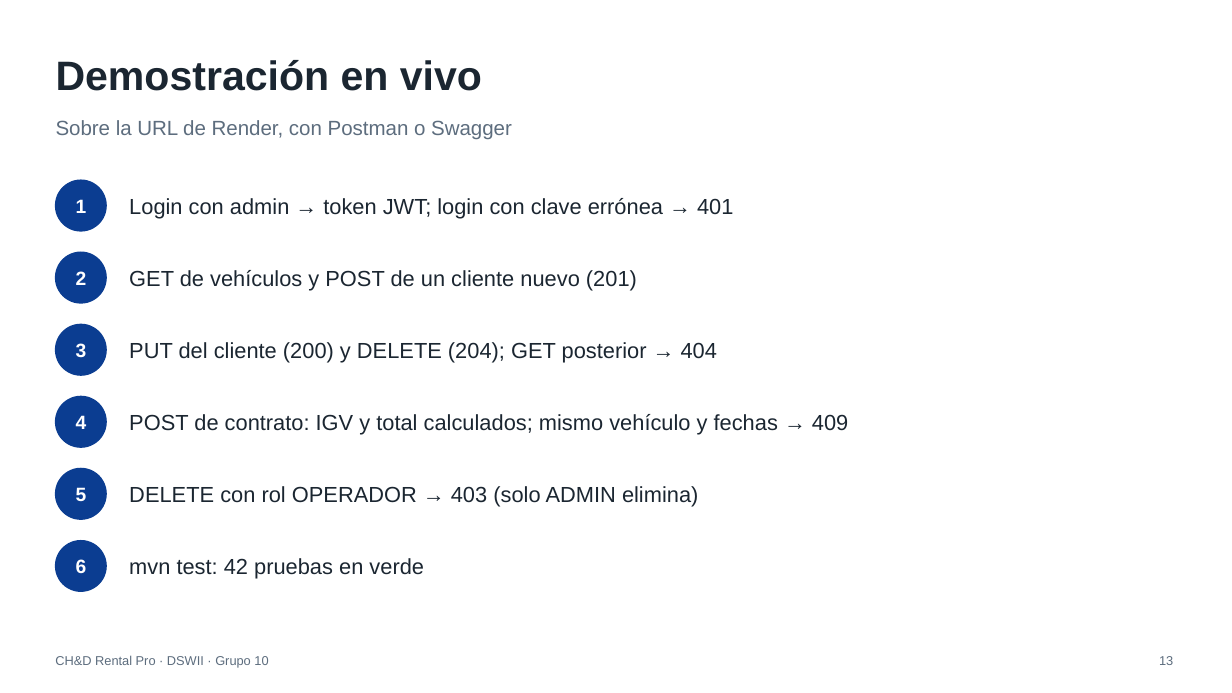
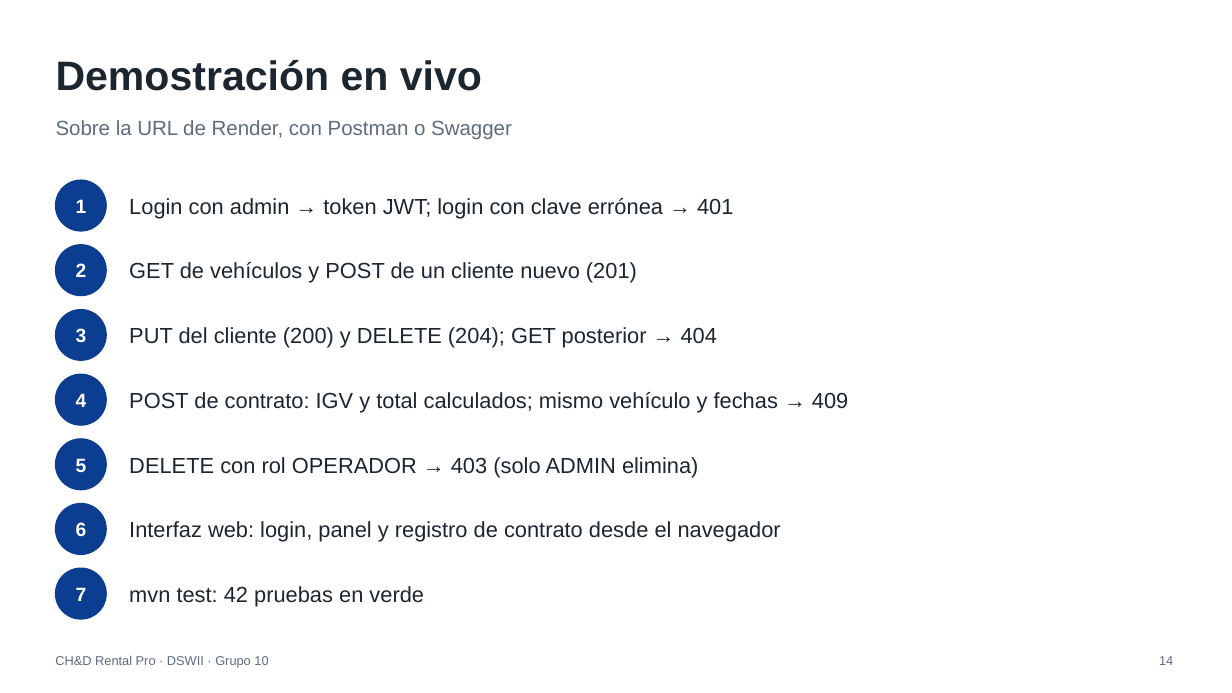
Before and after one commit to jmestawong/CHD-RENTAL-PRO-DSWII, a slide deck: slide 14 of docs/PRESENTACION_CHD_RENTAL_PRO_DSWII_Grupo10.ppt (slide 13 before the commit). Drawn at 1232x693 pixels with LibreOffice and Linux fonts; fonts in the diff are those of the drawing. Boxes give left, top, right and bottom in pixels: in the first picture for what was removed or moved away, otherwise in the second. Text is boxed around its words. In the diff, an @@ line names an element or a change of style, - is before the commit and + after.

Commit message:
Informe y presentacion con la interfaz web
- Seccion 7.4 del informe con capturas de la interfaz publicada en Render
- Interfaz agregada a arquitectura, documentacion, productos y anexos
- Diapositiva de la interfaz web en la presentacion

```diff
--- a/docs/PRESENTACION_CHD_RENTAL_PRO_DSWII_Grupo10.ppt
+++ b/docs/PRESENTACION_CHD_RENTAL_PRO_DSWII_Grupo10.ppt
@@ 2 texts, 1 ellipse: place and size @@
-2 texts, 1 ellipse at [55, 252, 637, 303]
+2 texts, 1 ellipse at [55, 245, 637, 296]
@@ 2 texts, 1 ellipse: place and size @@
-2 texts, 1 ellipse at [55, 324, 717, 375]
+2 texts, 1 ellipse at [55, 309, 717, 360]
@@ 2 texts, 1 ellipse: place and size @@
-2 texts, 1 ellipse at [55, 396, 848, 447]
+2 texts, 1 ellipse at [55, 374, 848, 425]
@@ 2 texts, 1 ellipse: place and size @@
-2 texts, 1 ellipse at [55, 468, 698, 519]
+2 texts, 1 ellipse at [55, 439, 698, 489]
@@ text "6": place and size @@
-text "6" at [76, 559, 87, 573]
+text "6" at [76, 522, 87, 536]
@@ ellipse added at [55, 503, 106, 554], fill #0B3D91, outline #0B3D91 0.99 pt @@
@@ text added at [129, 521, 781, 542], 17 pt, text #1B2631 @@
+Interfaz web: login, panel y registro de contrato desde el navegador
@@ ellipse: place and size @@
-ellipse at [55, 540, 106, 591]
+ellipse at [55, 568, 106, 619]
@@ text "mvn test: 42 pruebas en ...": place and size @@
-text "mvn test: 42 pruebas en ..." at [129, 558, 424, 579]
+text "mvn test: 42 pruebas en ..." at [129, 586, 424, 607]
@@ text added at [76, 587, 87, 601], 15 pt, text #FFFFFF, bold @@
+7
@@ text at [1159, 656, 1173, 665]: text changed @@
-13
+14
```
Also in this commit, not shown: 4 other slides changed, 1 slide added, 11 other files.
